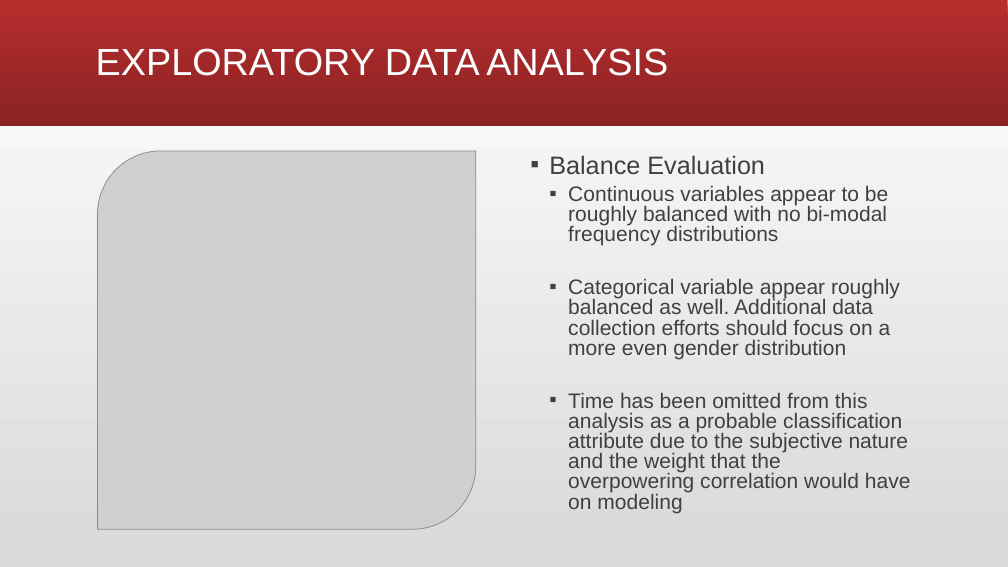
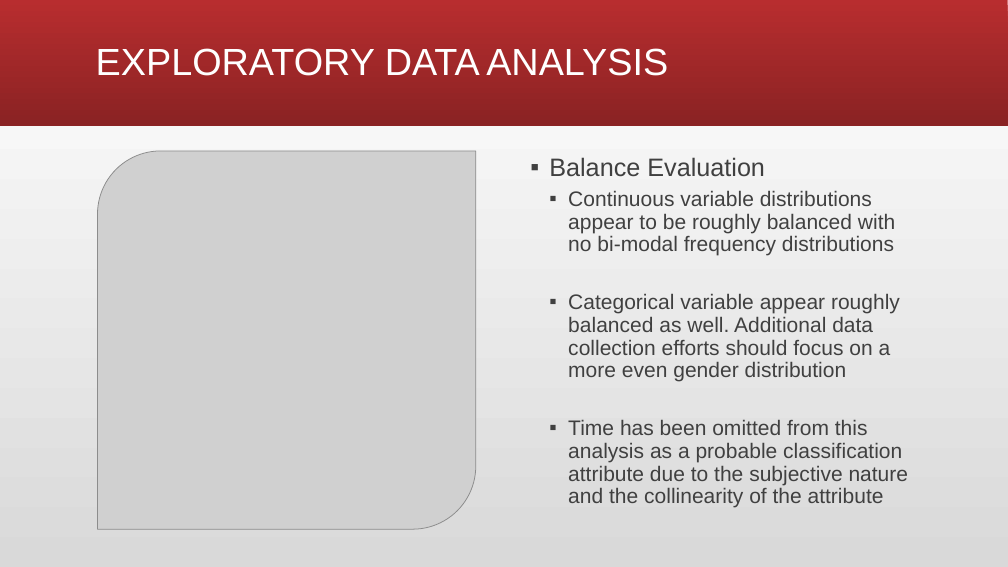
Before and after one commit to larawayn/Heart_Failure_Prediction, a slide deck: slide 6 of Heart Failure Detection.pptx. Drawn at 1008x567 pixels with LibreOffice and Linux fonts; fonts in the diff are those of the drawing; grey boxes stand for pictures. Boxes give left, top, right and bottom in pixels: in the first picture for what was removed or moved away, otherwise in the second. Text is boxed around its words. In the diff, an @@ line names an element or a change of style, - is before the commit and + after.

```diff
--- a/Heart Failure Detection.pptx
+++ b/Heart Failure Detection.pptx
@@ text at bbox=[549, 157, 900, 382]: line spacing 0.8 to 0.9 @@
@@ text at bbox=[568, 190, 895, 256]: text changed @@
-  ▪ Continuous variables appear to be roughly balanced with no bi-modal frequency distributions
+  ▪ Continuous variable distributions appear to be roughly balanced with no bi-modal frequency distributions
@@ text at bbox=[568, 420, 909, 508]: text changed @@
-  ▪ Time has been omitted from this analysis as a probable classification attribute due to the subjective nature and the weight that the overpowering correlation would have on modeling
+  ▪ Time has been omitted from this analysis as a probable classification attribute due to the subjective nature and the collinearity of the attribute
```
Also in this commit, not shown: 1 other slide changed.
